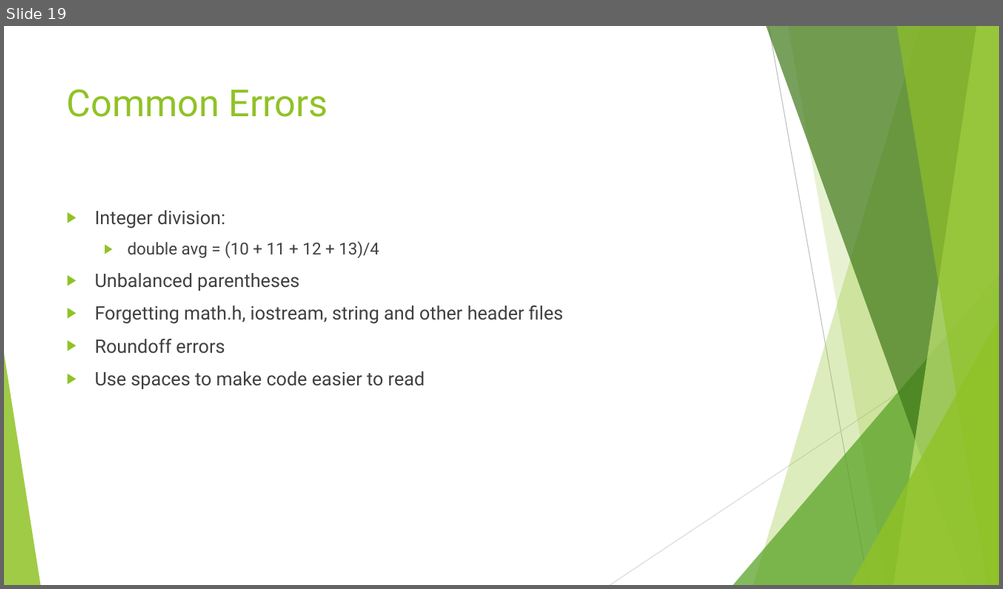
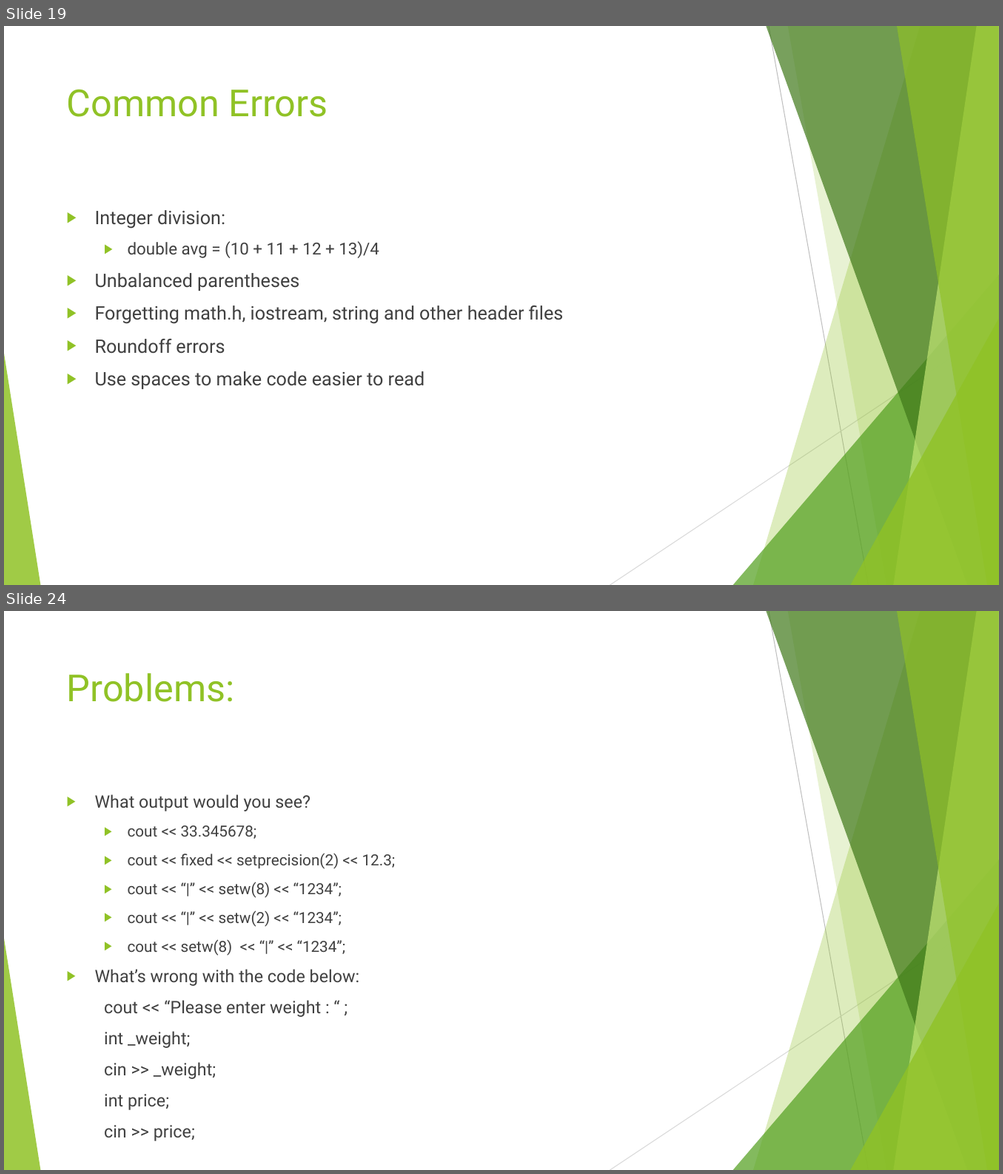
Before and after one commit to AnthemBolts/cpp-class, a slide deck: slides/Intro to C++ 2.pptx. Shown one above the other, each under a label of ours: slide 19 before the commit, slides 19 and 24 after it; the slides between them are not shown. The pictures are 1003x589 and 1003x1174 pixels, drawn with LibreOffice and Linux fonts; fonts in the diff are those of the drawing. Boxes give left, top, right and bottom in pixels: in the first picture for what was removed or moved away, otherwise in the second. Text is boxed around its words. In the diff, an @@ line names an element or a change of style, - is before the commit and + after.

```diff
--- a/slides/Intro to C++ 2.pptx
+++ b/slides/Intro to C++ 2.pptx
@@ slide 24 added at bbox=[4, 611, 999, 1170], background #FFFFFF; not listed: 10 template elements that a slide beside it also shows @@
@@ title added at bbox=[67, 673, 235, 702], 36 pt, text #90C226 @@
+Problems:
@@ text added at bbox=[95, 795, 395, 1111], 14.8 pt, text #404040 @@
+▶ What output would you see?
+  ▶ cout << 33.345678;
+  ▶ cout << fixed << setprecision(2) << 12.3;
+  ▶ cout << “|” << setw(8) << “1234”;
+  ▶ cout << “|” << setw(2) << “1234”;
+  ▶ cout << setw(8) << “|” << “1234”;
+▶ What’s wrong with the code below:
+cout << “Please enter weight : “ ;
+int _weight;
+cin >> _weight;
+int price;
+cin >> price;
```
Also in this commit, not shown: 2 slides changed, 7 other slides added.
